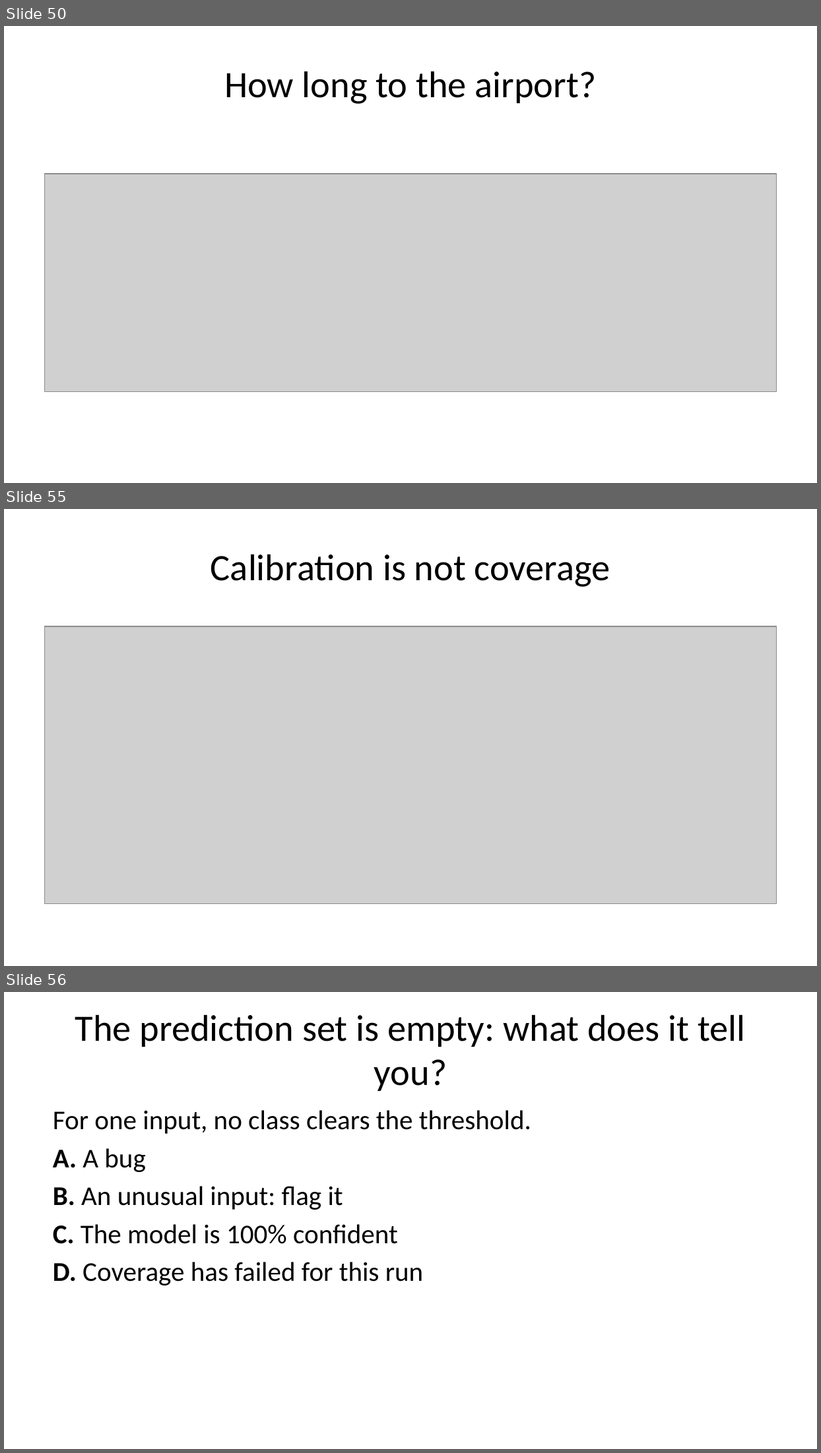
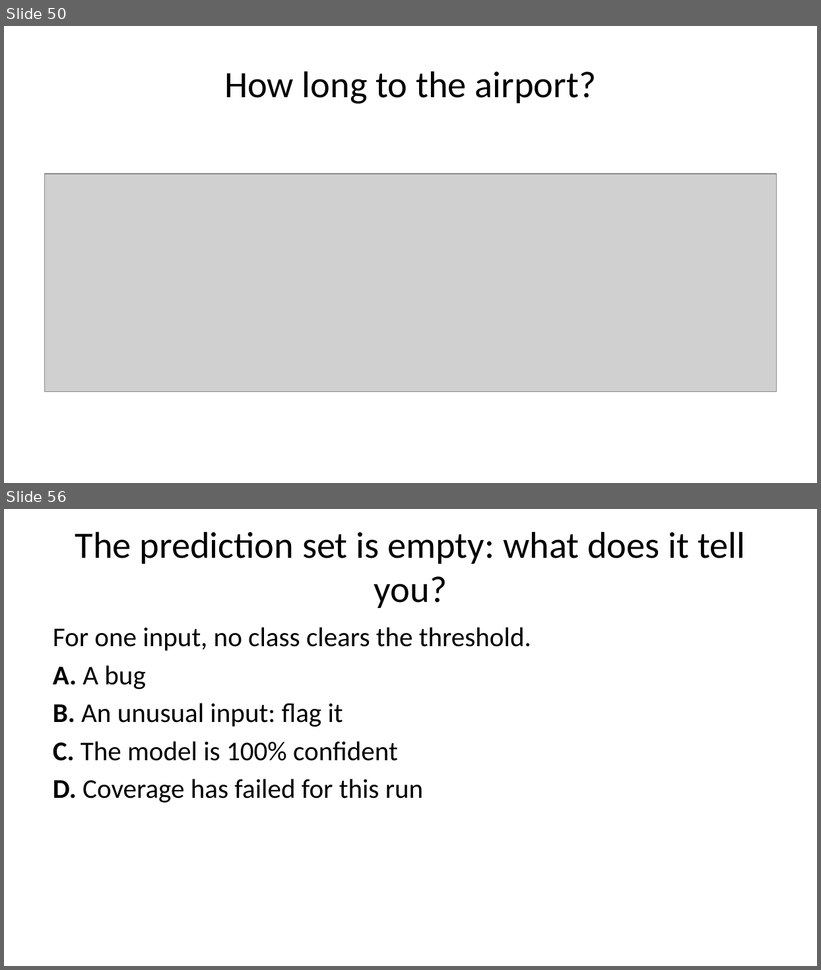
Before and after one commit to AmyRouillard/ml-foundations-mau-2026, a slide deck: ml-foundations.pptx. Shown one above the other, each under a label of ours: slides 50, 55 and 56 before the commit, slides 50 and 56 after it; the slides between them are not shown. The pictures are 821x1453 and 821x970 pixels, drawn with LibreOffice and Linux fonts; fonts in the diff are those of the drawing; grey boxes stand for pictures. Boxes give left, top, right and bottom in pixels: in the first picture for what was removed or moved away, otherwise in the second. Text is boxed around its words. In the diff, an @@ line names an element or a change of style, - is before the commit and + after.

```diff
--- a/ml-foundations.pptx
+++ b/ml-foundations.pptx
@@ slide 55 removed at (4, 509, 817, 966), background #FFFFFF @@
@@ title removed at (211, 554, 611, 587) @@
-Calibration is not coverage
@@ picture removed at (45, 626, 776, 904) @@
```
Also in this commit, not shown: 5 slides changed, 7 other slides removed, 12 other files.
